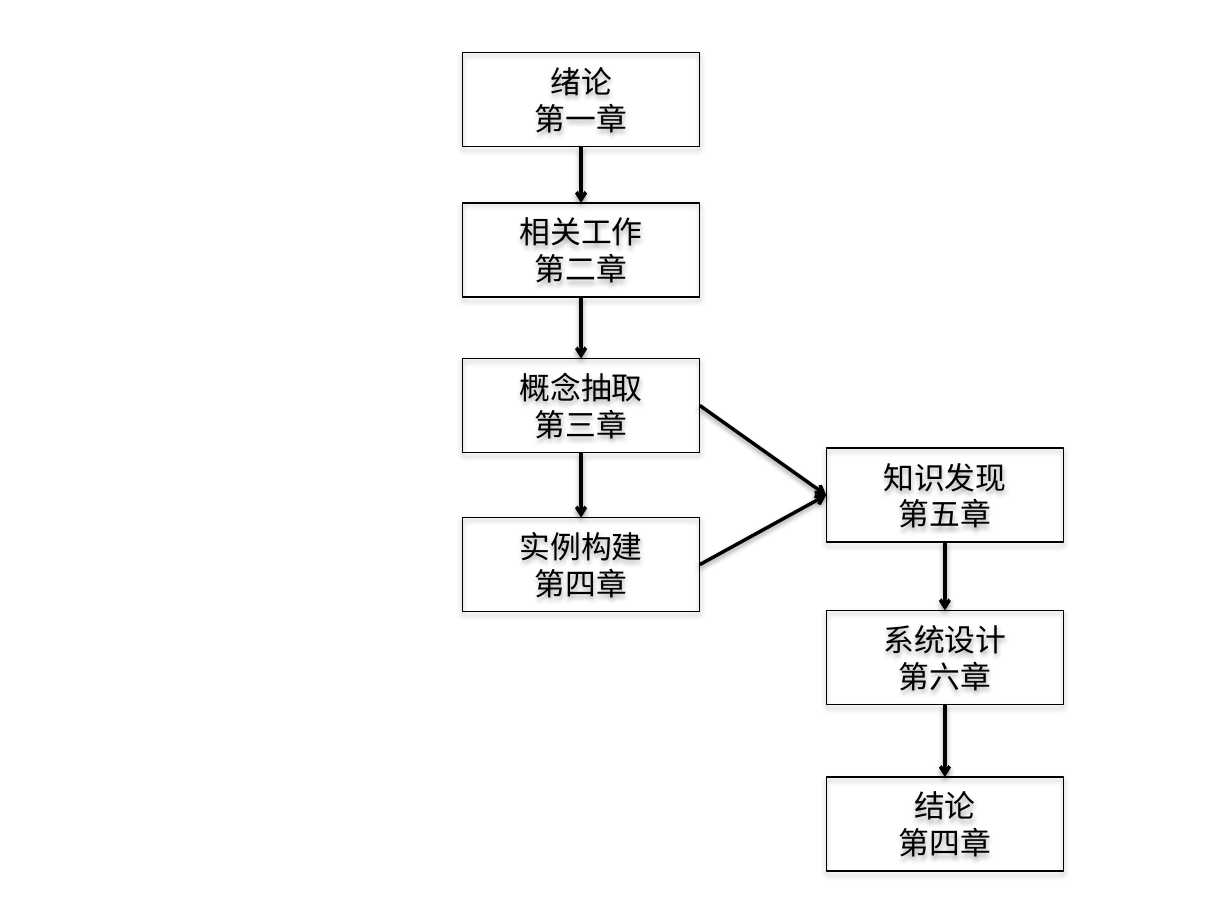
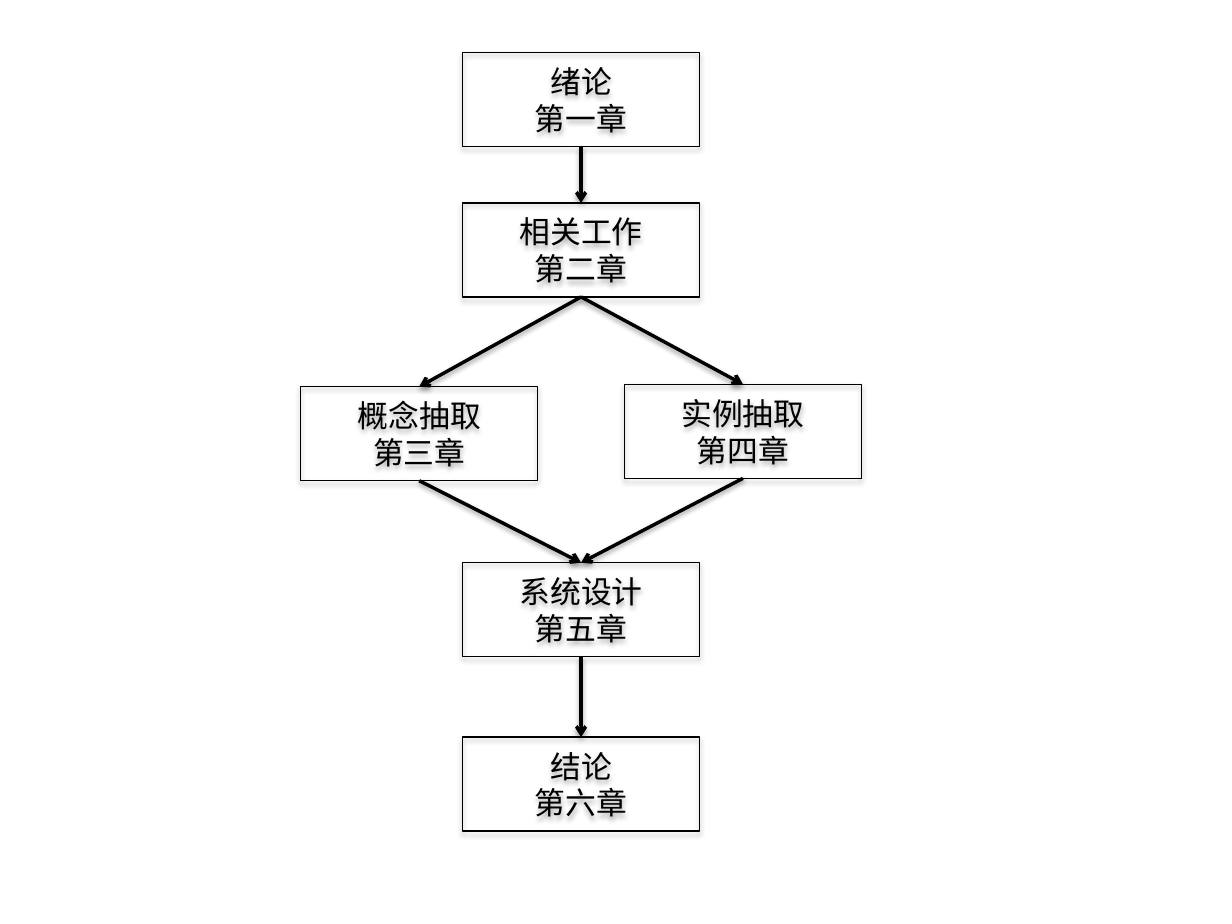
Before and after one commit to npbool/thuthesis, a slide deck: slide 2 of latex/figures/graphs.pptx. Drawn at 1232x924 pixels with LibreOffice and Linux fonts; fonts in the diff are those of the drawing. Boxes give left, top, right and bottom in pixels: in the first picture for what was removed or moved away, otherwise in the second. Text is boxed around its words. In the diff, an @@ line names an element or a change of style, - is before the commit and + after.

```diff
--- a/latex/figures/graphs.pptx
+++ b/latex/figures/graphs.pptx
@@ arrow moved from (582, 297) - (582, 359) to (582, 297) - (419, 387) @@
@@ arrow moved from (582, 452) - (582, 517) to (582, 297) - (743, 384) @@
@@ rectangle "概念抽取": place and size @@
-rectangle "概念抽取" at bbox=[462, 359, 700, 452]
+rectangle "概念抽取" at bbox=[301, 387, 538, 480]
@@ rectangle "实例抽取": place and size @@
-rectangle "实例抽取" at bbox=[462, 517, 700, 611]
+rectangle "实例抽取" at bbox=[625, 384, 862, 478]
@@ text in rectangle at bbox=[681, 399, 804, 428]: text changed @@
-实例构建
+实例抽取
@@ arrow removed from (700, 405) to (827, 495) @@
@@ rectangle removed at bbox=[827, 448, 1064, 542] @@
-知识发现
-第五章
@@ arrow moved from (700, 564) - (827, 495) to (743, 478) - (582, 563) @@
@@ arrow moved from (945, 542) - (945, 610) to (419, 480) - (582, 563) @@
@@ rectangle "系统设计": place and size @@
-rectangle "系统设计" at bbox=[827, 610, 1064, 703]
+rectangle "系统设计" at bbox=[462, 563, 700, 657]
@@ text in rectangle at bbox=[535, 614, 627, 643]: text changed @@
-第六章
+第五章
@@ arrow moved from (945, 705) - (945, 777) to (582, 657) - (582, 737) @@
@@ rectangle "结论": place and size @@
-rectangle "结论" at bbox=[827, 777, 1064, 871]
+rectangle "结论" at bbox=[462, 737, 700, 830]
@@ text in rectangle at bbox=[535, 788, 627, 817]: text changed @@
-第四章
+第六章
```
Also in this commit, not shown: 9 other files.
